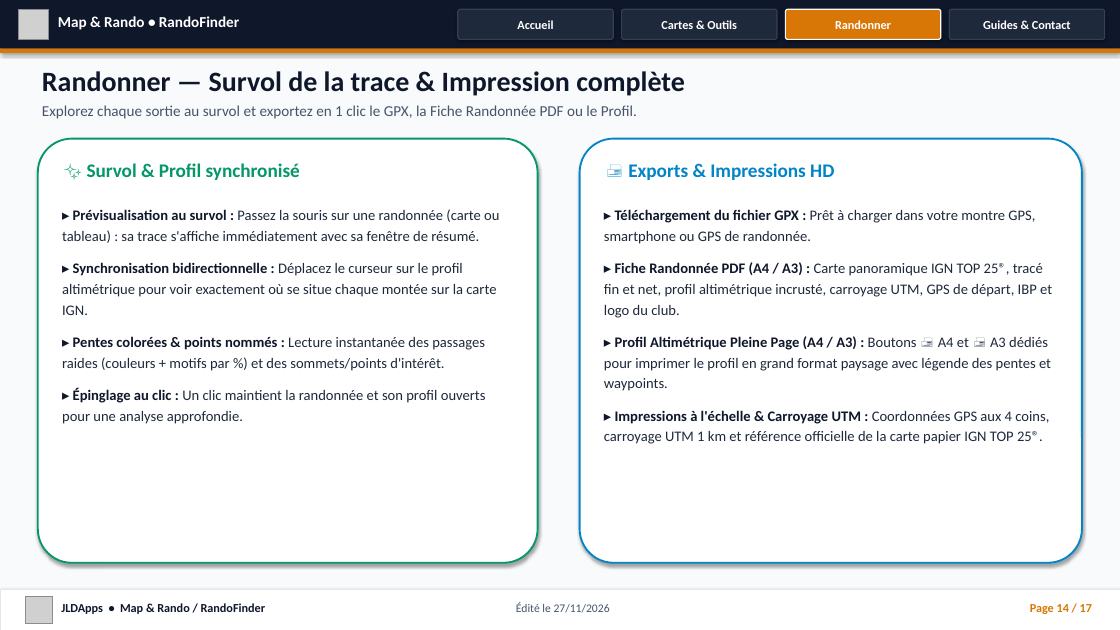
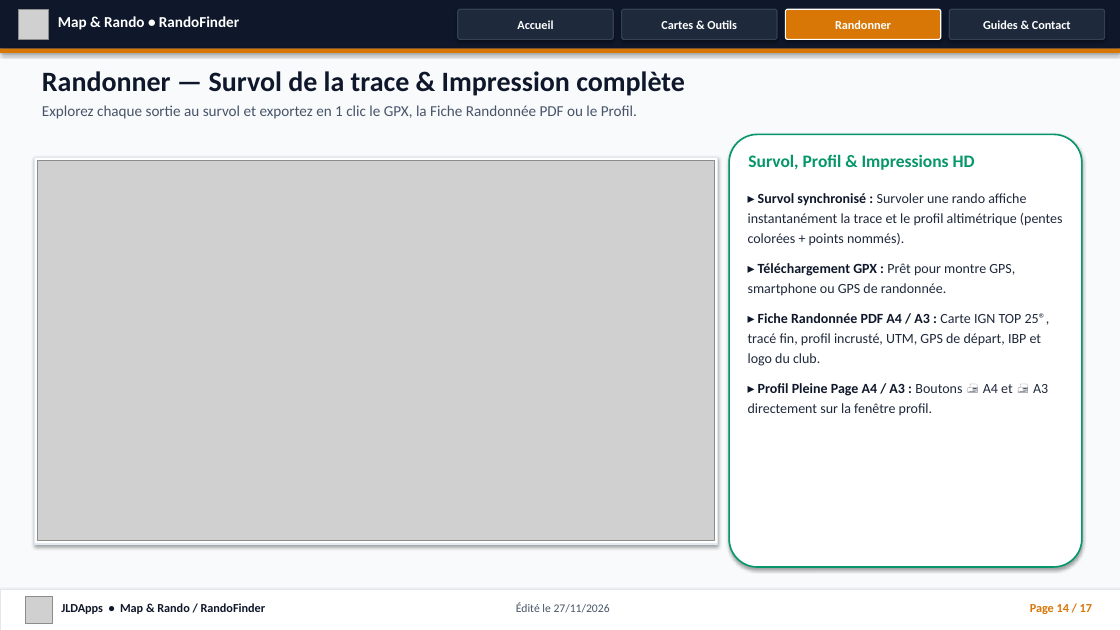
Before and after one commit to jusitafu/RandoFinder, a slide deck: slide 14 of docs/Presentation_RandoFinder_JLDApps.pptx. Drawn at 1120x630 pixels with LibreOffice and Linux fonts; fonts in the diff are those of the drawing; grey boxes stand for pictures. Boxes give left, top, right and bottom in pixels: in the first picture for what was removed or moved away, otherwise in the second. Text is boxed around its words. In the diff, an @@ line names an element or a change of style, - is before the commit and + after.

Commit message:
v244: Ajout des captures d ecran HD sur toutes les slides GPX (Charger, Creer, Modifier) et Randonner (Club/Test, Survol/Impression, Chargement) dans Presentation_RandoFinder_JLDApps.pptx

```diff
--- a/docs/Presentation_RandoFinder_JLDApps.pptx
+++ b/docs/Presentation_RandoFinder_JLDApps.pptx
@@ rounded rectangle: place and size @@
-rounded rectangle at bbox=[580, 139, 1082, 563]
+rounded rectangle at bbox=[729, 134, 1082, 567]
@@ rounded rectangle at bbox=[729, 134, 1082, 567]: outline #0284C7 1.6 pt to #059669 1.4 pt @@
@@ rectangle: place and size @@
-rectangle at bbox=[38, 139, 538, 563]
+rectangle at bbox=[34, 157, 718, 544]
@@ rectangle at bbox=[34, 157, 718, 544]: rounded rectangle to rectangle; outline #059669 1.6 pt to #E2E8F0 1.2 pt @@
@@ picture added at bbox=[38, 160, 714, 541] @@
@@ text removed at bbox=[87, 163, 300, 180] @@
-✨ Survol & Profil synchronisé
@@ text at bbox=[748, 154, 975, 170]: text changed; size 16.5 to 15 pt; text colour #0284C7 to #059669 @@
-🖨️ Exports & Impressions HD
+Survol, Profil & Impressions HD
@@ text removed at bbox=[62, 209, 499, 424] @@
-▸ Prévisualisation au survol : Passez la souris sur une randonnée (carte ou tableau) : sa trace s'affiche immédiatement avec sa fenêtre de résumé.
-▸ Synchronisation bidirectionnelle : Déplacez le curseur sur le profil altimétrique pour voir exactement où se situe chaque montée sur la carte IGN.
-▸ Pentes colorées & points nommés : Lecture instantanée des passages raides (couleurs + motifs par %) et des sommets/points d'intérêt.
-▸ Épinglage au clic : Un clic maintient la randonnée et son profil ouverts pour une analyse approfondie.
@@ text at bbox=[748, 193, 1063, 415]: text changed; size 12.5 to 12 pt @@
-▸ Téléchargement du fichier GPX : Prêt à charger dans votre montre GPS, smartphone ou GPS de randonnée.
-▸ Fiche Randonnée PDF (A4 / A3) : Carte panoramique IGN TOP 25®, tracé fin et net, profil altimétrique incrusté, carroyage UTM, GPS de départ, IBP et logo du club.
-▸ Profil Altimétrique Pleine Page (A4 / A3) : Boutons 🖨️ A4 et 🖨️ A3 dédiés pour imprimer le profil en grand format paysage avec légende des pentes et waypoints.
-▸ Impressions à l'échelle & Carroyage UTM : Coordonnées GPS aux 4 coins, carroyage UTM 1 km et référence officielle de la carte papier IGN TOP 25®.
+▸ Survol synchronisé : Survoler une rando affiche instantanément la trace et le profil altimétrique (pentes colorées + points nommés).
+▸ Téléchargement GPX : Prêt pour montre GPS, smartphone ou GPS de randonnée.
+▸ Fiche Randonnée PDF A4 / A3 : Carte IGN TOP 25®, tracé fin, profil incrusté, UTM, GPS de départ, IBP et logo du club.
+▸ Profil Pleine Page A4 / A3 : Boutons 🖨️ A4 et 🖨️ A3 directement sur la fenêtre profil.
```
Also in this commit, not shown: 5 other slides changed, 2 other files.
